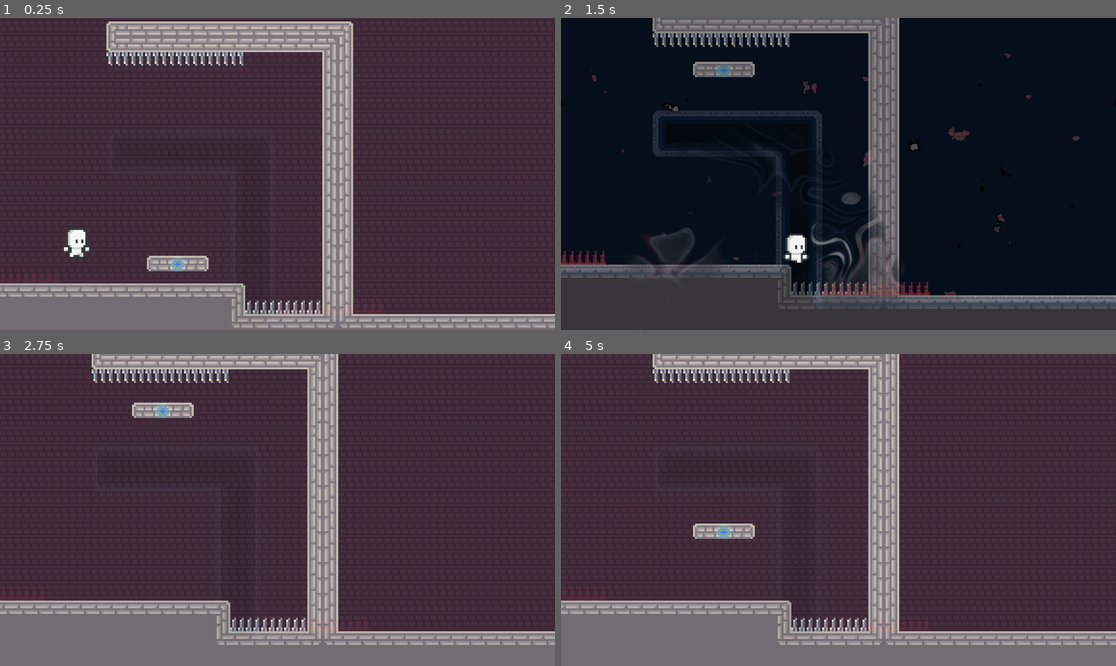
Above: before the commit, frames 1-4 (two rows, left to right).
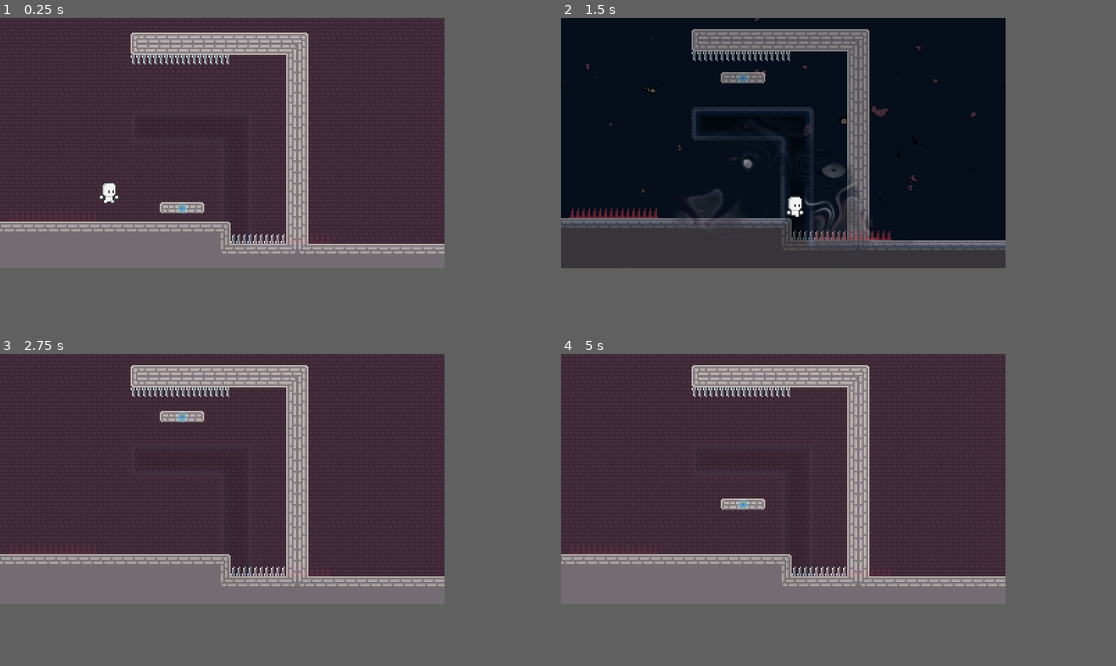
Above: after the commit, the same moments.

Repository: GabrielAF-Faca/brackeys26.1
Game: Godot game, scene res://Scenes/main.tscn
The game is run twice, just before and just after one commit, with the same random seed, the same clock (stepped at 60 frames per second) and the same inputs. The engine's default icon, where the game draws it, is replaced by a stand-in: a white triangle on a blue panel in a dark square.
Inputs:
- Up to frame 1 (0.25 s): no input
- Up to frame 2 (1.5 s): hold Right (move_right) from 0.53 s (still down); tap C (change) at 0.6, 1.35 s; tap Z (jump) at 0.77 s
- Up to frame 3 (2.75 s): tap Z (jump) at 1.52 s; release Right (move_right) at 2.03 s; hold Left (move_left) from 2.03 s (still down); tap C (change) at 2.1 s
- Up to frame 4 (5 s): release Left (move_left) at 2.78 s; hold Right (move_right) 2.78-4.28 s; tap C (change) at 2.85, 3.6, 4.35 s; tap Z (jump) at 3.02, 3.77, 4.52 s; hold Left (move_left) from 4.28 s (still down)
In our replay, the window is 799x449 before the commit and 640x360 after it. These sizes can differ from the game's own. Grey fills any space a smaller window leaves; there, only what the larger window draws over its background counts as a difference.

The runs differ from the first frame. In frame 1, 31% of the frame differs, in the area x 0-100%, y 1-100%; in frame 2, 40%; in frame 3, 44%; in frame 4, 44%, in the area x 0-100%, y 0-94%.

Commit message:
Viewport e camera consertada

Diff:
--- a/Scenes/main.tscn
+++ b/Scenes/main.tscn
@@ -159,37 +159,45 @@
 update_scale = false
 
 [node name="RoomZoneCamera2D" parent="." unique_id=415073114 instance=ExtResource("9_ynf5e")]
-position = Vector2(110, 18)
-
-[node name="RoomZoneArea2D" parent="." unique_id=617669781 instance=ExtResource("9_hptm8")]
 visible = false
+position = Vector2(160, 90)
+limit_enabled = false
+
+[node name="RoomZoneArea2D" parent="." unique_id=617669781 node_paths=PackedStringArray("marker_top_left", "marker_bottom_right") instance=ExtResource("9_hptm8")]
 position = Vector2(10, -2)
-zoom = Vector2(4, 4)
+zoom = Vector2(2, 2)
+follow_player = true
 limit_camera = true
-limit_left = 80.0
-limit_top = 40.0
-limit_right = 305.0
-limit_bottom = 211.0
+marker_top_left = NodePath("Marker2D")
+marker_bottom_right = NodePath("Marker2D2")
 
 [node name="CollisionShape2D" type="CollisionShape2D" parent="RoomZoneArea2D" unique_id=268079372]
 position = Vector2(142.5, 108)
 shape = SubResource("RectangleShape2D_d1ilt")
 
-[node name="RoomZoneArea2D2" parent="." unique_id=1729648526 instance=ExtResource("9_hptm8")]
-visible = false
+[node name="Marker2D" type="Marker2D" parent="RoomZoneArea2D" unique_id=1754442965]
+position = Vector2(9, 2)
+
+[node name="Marker2D2" type="Marker2D" parent="RoomZoneArea2D" unique_id=712131556]
+position = Vector2(295, 206)
+
+[node name="RoomZoneArea2D2" parent="." unique_id=1729648526 node_paths=PackedStringArray("marker_top_left", "marker_bottom_right") instance=ExtResource("9_hptm8")]
 position = Vector2(305, 0)
-zoom = Vector2(4, 4)
+zoom = Vector2(2, 2)
 follow_player = true
 limit_camera = true
-limit_left = 305.0
-limit_top = 0.0
-limit_right = 880.0
-limit_bottom = 211.0
+marker_top_left = NodePath("Marker2D2")
+marker_bottom_right = NodePath("Marker2D")
 
 [node name="CollisionShape2D" type="CollisionShape2D" parent="RoomZoneArea2D2" unique_id=1971663553]
 position = Vector2(287.5, 106)
 shape = SubResource("RectangleShape2D_ynf5e")
 
+[node name="Marker2D2" type="Marker2D" parent="RoomZoneArea2D2" unique_id=1235633765]
+
+[node name="Marker2D" type="Marker2D" parent="RoomZoneArea2D2" unique_id=224925819]
+position = Vector2(575, 206)
+
 [node name="Player" parent="." unique_id=2019573844 instance=ExtResource("1_jjgbg")]
 position = Vector2(80, 114)
 collision_layer = 64
@@ -197,3 +205,4 @@
 [editable path="MundoNormal"]
 [editable path="MundoBizarro"]
 [editable path="PlataformaMovel"]
+[editable path="RoomZoneArea2D2"]
--- a/Scenes/room_zone_camera_2d.gd
+++ b/Scenes/room_zone_camera_2d.gd
@@ -7,6 +7,7 @@
 var player_node: CharacterBody2D
 
 var follow_player: bool = false
+
 
 func _ready() -> void:
 	add_to_group("RoomZoneCamera")
@@ -69,9 +70,12 @@
 
 	if active_zone.limit_camera:
 		limit_enabled = true
-		limit_left = active_zone.limit_left
-		limit_top = active_zone.limit_top
-		limit_right = active_zone.limit_right
-		limit_bottom = active_zone.limit_bottom
+
+		var top_left_limit = active_zone.get_top_left_limit()
+		var bottom_right_limit = active_zone.get_bottom_right_limit()
+		limit_left = top_left_limit.x
+		limit_top = top_left_limit.y
+		limit_right = bottom_right_limit.x
+		limit_bottom = bottom_right_limit.y
 	else:
 		limit_enabled = false
--- a/Scenes/room_zone_camera_2d.tscn
+++ b/Scenes/room_zone_camera_2d.tscn
@@ -4,6 +4,7 @@
 [ext_resource type="PackedScene" uid="uid://dw2po25qr4qy" path="res://Scenes/LevelTransition.tscn" id="2_30ran"]
 
 [node name="RoomZoneCamera2D" type="Camera2D" unique_id=415073114]
+zoom = Vector2(2, 2)
 process_callback = 0
 limit_smoothed = true
 position_smoothing_enabled = true
--- a/Scripts/room_zone_area_2d.gd
+++ b/Scripts/room_zone_area_2d.gd
@@ -7,10 +7,10 @@
 @export var fixed_position: Vector2 = Vector2.ZERO
 
 @export var limit_camera: bool = false
-@export var limit_left: float = -10000
-@export var limit_top: float = -10000
-@export var limit_right: float = 10000
-@export var limit_bottom: float = 10000
+
+@export var marker_top_left: Marker2D
+@export var marker_bottom_right: Marker2D
+
 
 var collisionshape: CollisionShape2D
 var cam_node: RoomZoneCamera2D
@@ -21,6 +21,11 @@
 	body_entered.connect(_on_body_entered)
 	body_exited.connect(_on_body_exited)
 
+func get_top_left_limit() -> Vector2:
+	return marker_top_left.global_position
+
+func get_bottom_right_limit() -> Vector2:
+	return marker_bottom_right.global_position
 
 func _on_body_entered(body: Node2D) -> void:
 	print("pau")
--- a/project.godot
+++ b/project.godot
@@ -18,6 +18,14 @@
 [autoload]
 
 Global="*uid://ciaxeyla1f18p"
+
+[display]
+
+window/size/viewport_width=640
+window/size/viewport_height=360
+window/size/mode=4
+window/stretch/mode="viewport"
+window/stretch/scale_mode="integer"
 
 [file_customization]
 
